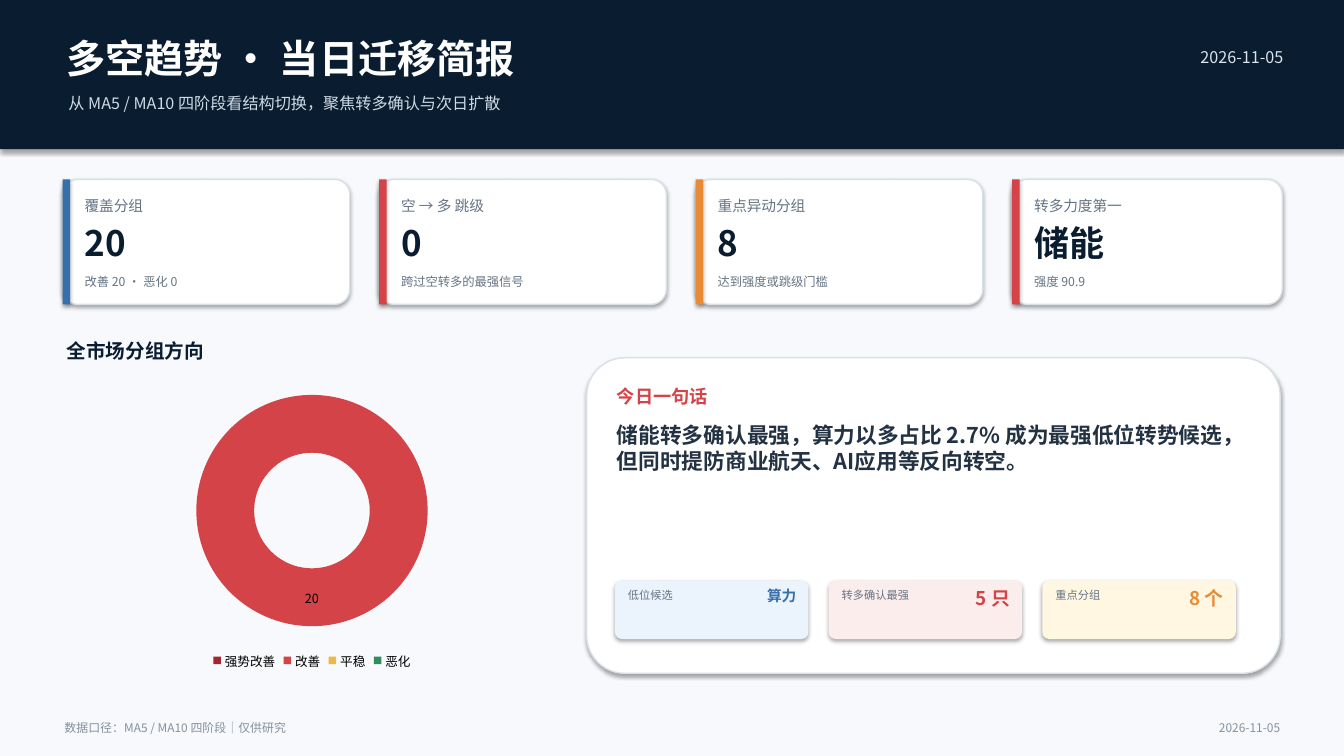
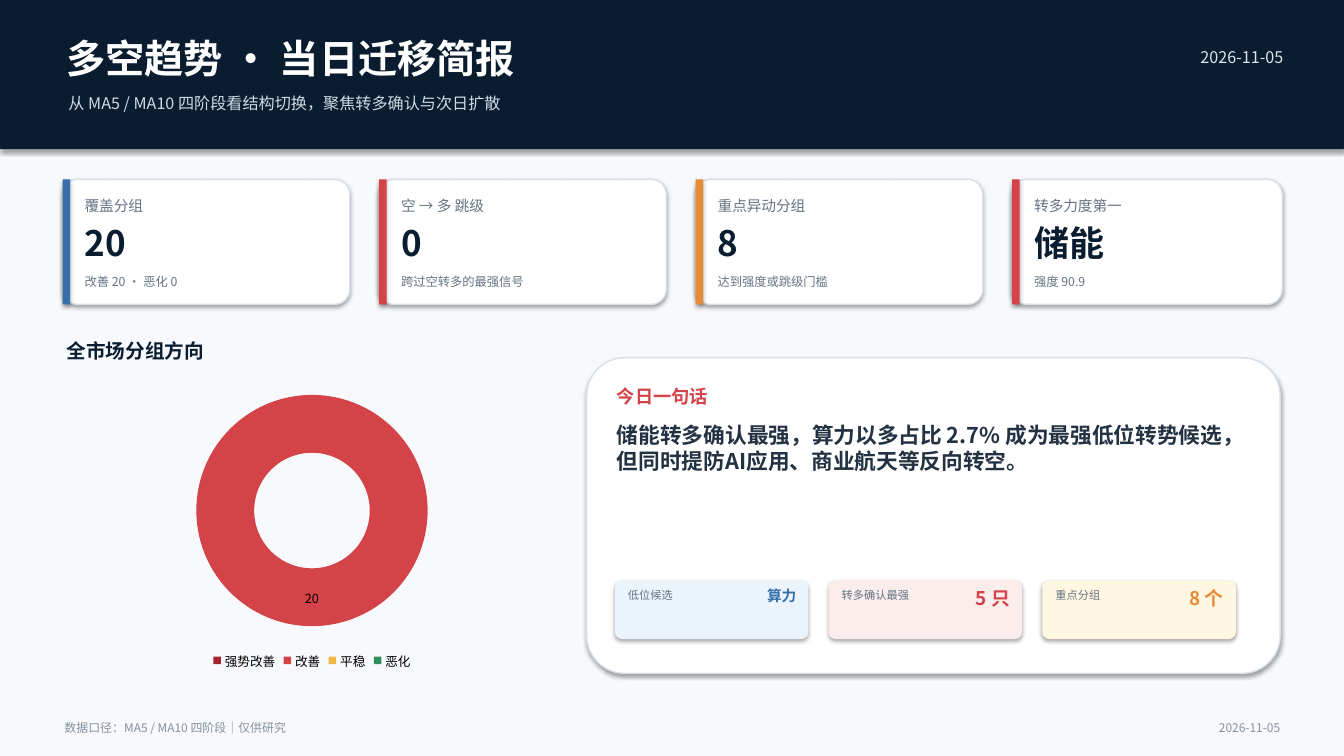
Before and after one commit to nancybhc/a-share-blast-lab, a slide deck: slide 1 of assets/多空阶段简报_2026-11-05.pptx. Drawn at 1344x756 pixels with LibreOffice and Linux fonts; fonts in the diff are those of the drawing. Boxes give left, top, right and bottom in pixels: in the first picture for what was removed or moved away, otherwise in the second. Text is boxed around its words. In the diff, an @@ line names an element or a change of style, - is before the commit and + after.

```diff
--- a/assets/多空阶段简报_2026-11-05.pptx
+++ b/assets/多空阶段简报_2026-11-05.pptx
@@ text at [617, 424, 1244, 471]: text changed @@
-储能转多确认最强，算力以多占比 2.7% 成为最强低位转势候选，但同时提防商业航天、AI应用等反向转空。
+储能转多确认最强，算力以多占比 2.7% 成为最强低位转势候选，但同时提防AI应用、商业航天等反向转空。
```
Also in this commit, not shown: 3 other slides changed, 8 other files.
